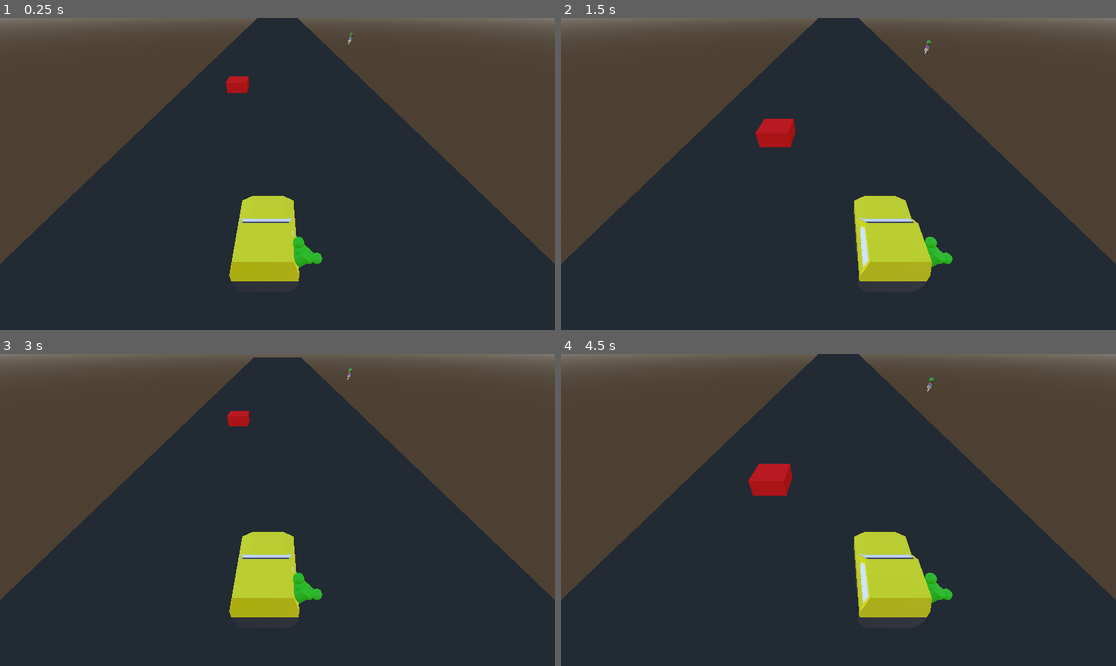
Above: before the commit, frames 1-4 (two rows, left to right).
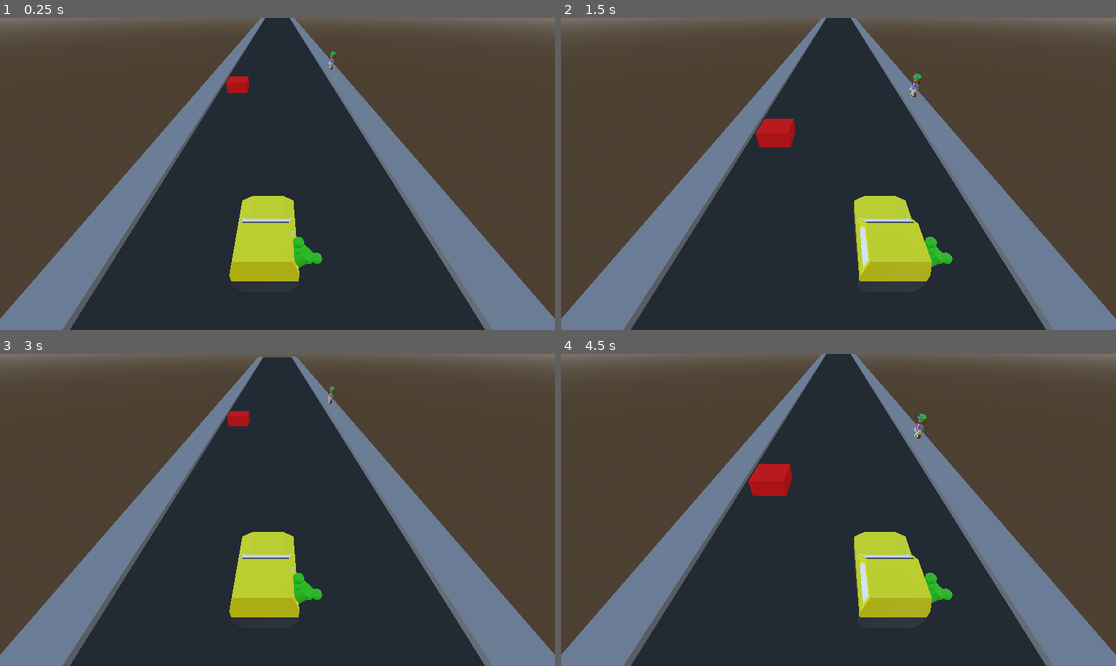
Above: after the commit, the same moments.

Repository: the-g-force/ClownTown
Game: Godot game, scene res://world.tscn
The game is run twice, just before and just after one commit, with the same random seed, the same clock (stepped at 60 frames per second) and the same inputs.
Inputs:
- Up to frame 1 (0.25 s): no input
- Up to frame 2 (1.5 s): hold D (move_right) 0.53-1.28 s; hold A (move_left) from 1.28 s (still down)
- Up to frame 3 (3 s): release A (move_left) at 2.03 s; hold D (move_right) 2.03-2.75 s; click "Play A Goon" at 2.75 s
- Up to frame 4 (4.5 s): hold D (move_right) 3.53-4.28 s; hold A (move_left) from 4.28 s (still down)

The runs differ from the first frame. In frame 1, 24% of the frame differs, in the area x 0-100%, y 0-100%; in frame 2, 24%; in frame 3, 24%; in frame 4, 24%.

Commit message:
Add sidewalks

Diff:
--- a/project/city/block.tscn
+++ b/project/city/block.tscn
@@ -7,24 +7,48 @@
 
 [sub_resource type="BoxMesh" id="BoxMesh_qvxs7"]
 material = SubResource("StandardMaterial3D_twmwn")
-size = Vector3(10, 1, 5)
+size = Vector3(6, 1, 5)
 
 [sub_resource type="BoxShape3D" id="BoxShape3D_0prmv"]
-size = Vector3(10, 1, 5)
+size = Vector3(6, 1, 5)
+
+[sub_resource type="BoxMesh" id="BoxMesh_wqb7w"]
+size = Vector3(1, 0.25, 5)
+
+[sub_resource type="BoxShape3D" id="BoxShape3D_0dqx2"]
+size = Vector3(1, 0.25, 5)
 
 [node name="Block" type="Node3D"]
 script = ExtResource("1_tqbub")
 
-[node name="StaticBody3D" type="StaticBody3D" parent="."]
+[node name="Road" type="StaticBody3D" parent="."]
 
-[node name="MeshInstance3D" type="MeshInstance3D" parent="StaticBody3D"]
+[node name="MeshInstance3D" type="MeshInstance3D" parent="Road"]
 transform = Transform3D(1, 0, 0, 0, 1, 0, 0, 0, 1, 0, -0.5, 0)
 mesh = SubResource("BoxMesh_qvxs7")
 
-[node name="CollisionShape3D" type="CollisionShape3D" parent="StaticBody3D"]
+[node name="CollisionShape3D" type="CollisionShape3D" parent="Road"]
 transform = Transform3D(1, 0, 0, 0, 1, 0, 0, 0, 1, 0, -0.5, 0)
 shape = SubResource("BoxShape3D_0prmv")
 
 [node name="VisibleOnScreenNotifier3D" type="VisibleOnScreenNotifier3D" parent="."]
 
+[node name="Sidewalk_Right" type="StaticBody3D" parent="."]
+transform = Transform3D(1, 0, 0, 0, 1, 0, 0, 0, 1, 3.5, 0, 0)
+
+[node name="MeshInstance3D" type="MeshInstance3D" parent="Sidewalk_Right"]
+mesh = SubResource("BoxMesh_wqb7w")
+
+[node name="CollisionShape3D" type="CollisionShape3D" parent="Sidewalk_Right"]
+shape = SubResource("BoxShape3D_0dqx2")
+
+[node name="Sidewalk_Left" type="StaticBody3D" parent="."]
+transform = Transform3D(1, 0, 0, 0, 1, 0, 0, 0, 1, -3.5, 0, 0)
+
+[node name="MeshInstance3D" type="MeshInstance3D" parent="Sidewalk_Left"]
+mesh = SubResource("BoxMesh_wqb7w")
+
+[node name="CollisionShape3D" type="CollisionShape3D" parent="Sidewalk_Left"]
+shape = SubResource("BoxShape3D_0dqx2")
+
 [connection signal="screen_entered" from="VisibleOnScreenNotifier3D" to="." method="_on_visible_on_screen_notifier_3d_screen_entered"]
--- a/project/world.tscn
+++ b/project/world.tscn
@@ -52,6 +52,6 @@
 environment = SubResource("Environment_dhw07")
 
 [node name="Person" parent="." instance=ExtResource("3_5clvs")]
-transform = Transform3D(-4.37114e-08, 0, 1, 0, 1, 0, -1, 0, -4.37114e-08, 7.55967, 0, -24.087)
+transform = Transform3D(-4.37114e-08, 0, 1, 0, 1, 0, -1, 0, -4.37114e-08, 3.5, 0.125, -13.6125)
 
 [node name="Block" parent="." instance=ExtResource("4_fmgm5")]
Not shown: 1 places in project/city/block.tscn that only renumber resources
